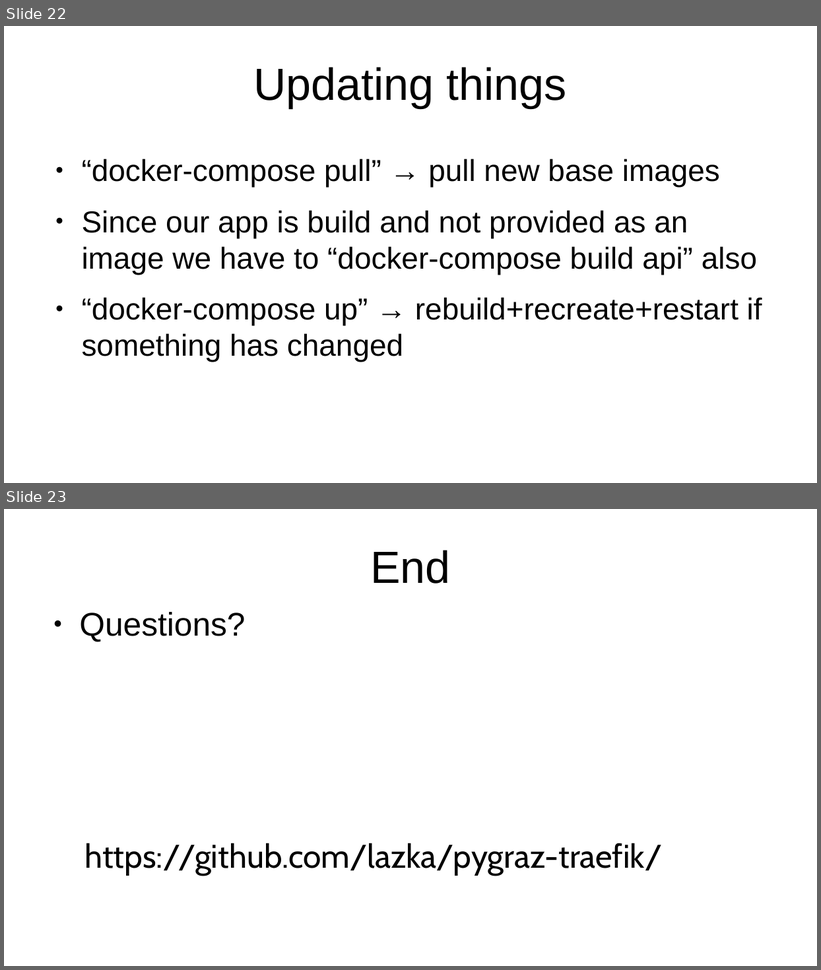
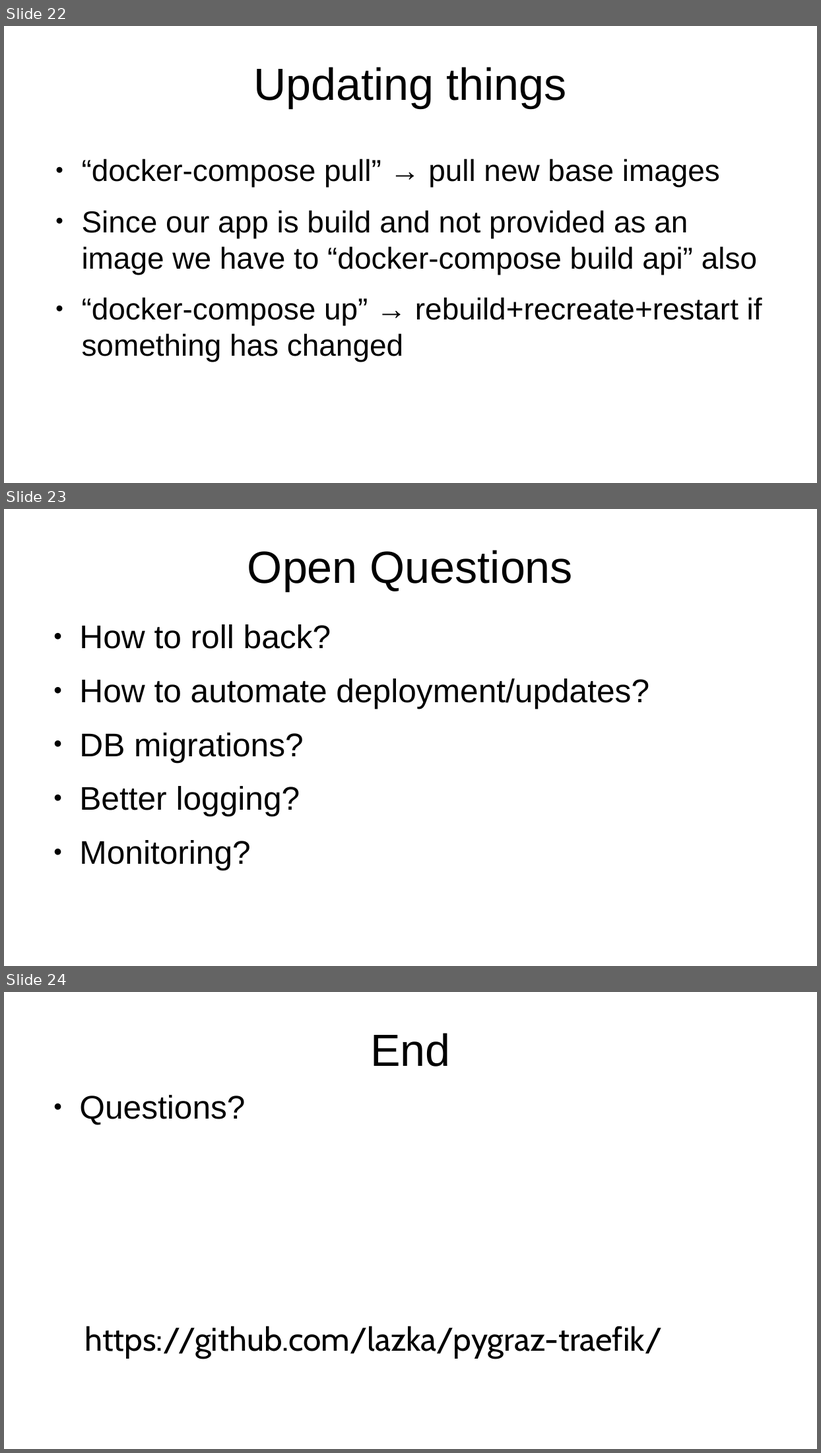
Before and after one commit to lazka/pygraz-traefik, a slide deck: presentation/pres.odp. Shown one above the other, each under a label of ours: slides 22 and 23 before the commit, slides 22, 23 and 24 after it. The pictures are 821x970 and 821x1453 pixels, drawn with LibreOffice and Linux fonts; fonts in the diff are those of the drawing. Boxes give left, top, right and bottom in pixels: in the first picture for what was removed or moved away, otherwise in the second. Text is boxed around its words. In the diff, an @@ line names an element or a change of style, - is before the commit and + after.

```diff
--- a/presentation/pres.odp
+++ b/presentation/pres.odp
@@ slide 23 added at (4, 509, 817, 966), background #FFFFFF @@
@@ title added at (248, 550, 573, 591), 44 pt, text #000000 @@
+Open Questions
@@ text added at (79, 625, 649, 870), 32 pt, text #000000 @@
+● How to roll back?
+● How to automate deployment/updates?
+● DB migrations?
+● Better logging?
+● Monitoring?
@@ what was slide 23 is now slide 24 @@
```
Also in this commit, not shown: 1 slide changed, 1 other file.
